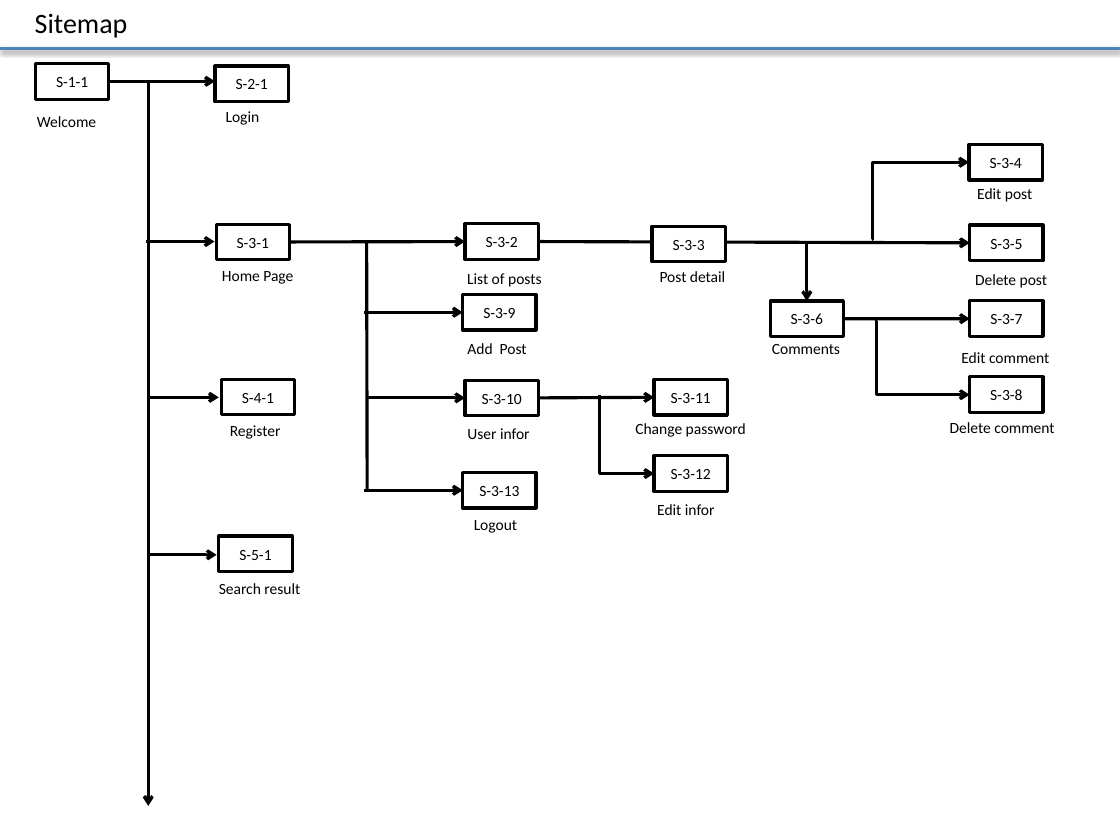
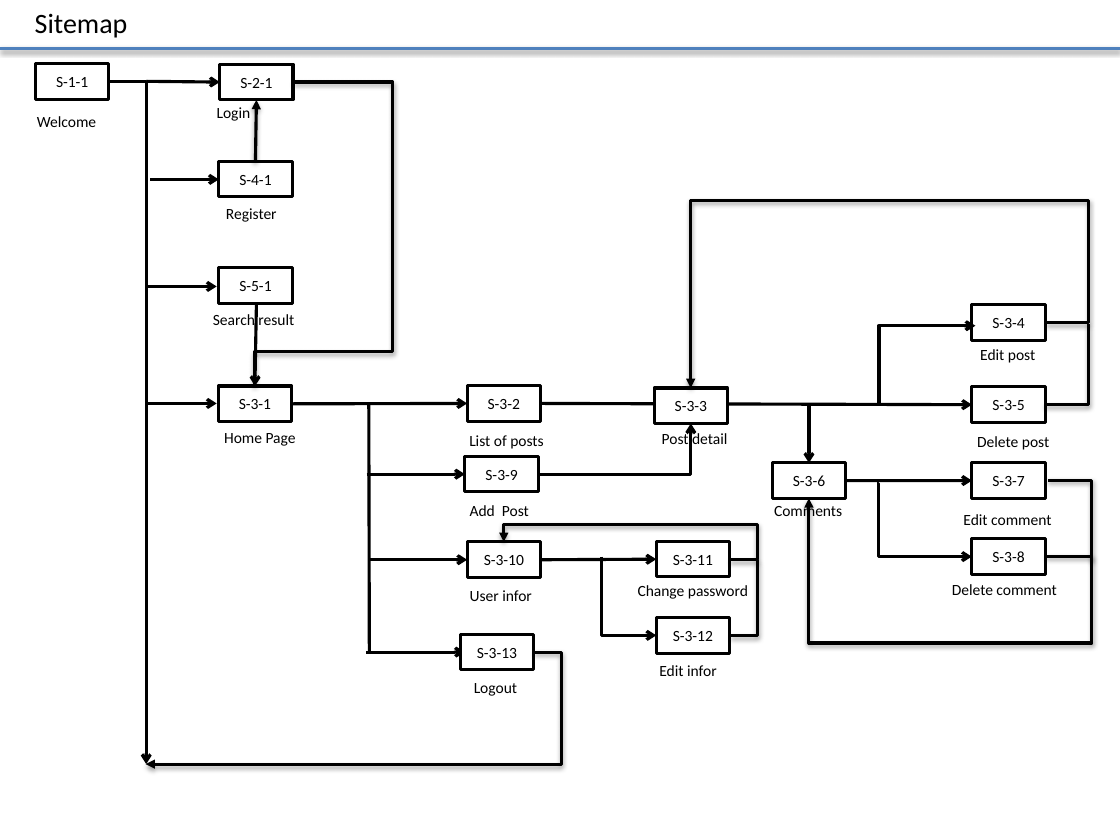
Before and after one commit to Mulodo-Java-Training/miniblog-nguyen.viet, a slide deck: slide 2 of doc/frontend/wireframe/TRN-MiniBlog_WireframeDesign_Nguyen.Viet.pptx. Drawn at 1120x840 pixels with LibreOffice and Linux fonts; fonts in the diff are those of the drawing. Boxes give left, top, right and bottom in pixels: in the first picture for what was removed or moved away, otherwise in the second. Text is boxed around its words. In the diff, an @@ line names an element or a change of style, - is before the commit and + after.

Commit message:
Update flow

```diff
--- a/doc/frontend/wireframe/TRN-MiniBlog_WireframeDesign_Nguyen.Viet.pptx
+++ b/doc/frontend/wireframe/TRN-MiniBlog_WireframeDesign_Nguyen.Viet.pptx
@@ elbow arrow moved from (109, 82) - (148, 806) to (109, 82) - (147, 764) @@
@@ arrow moved from (147, 82) - (215, 82) to (147, 82) - (220, 82) @@
@@ rectangle "S-2-1": place and size @@
-rectangle "S-2-1" at [215,66,288,102]
+rectangle "S-2-1" at [220,64,292,100]
@@ elbow line added from (293, 82) to (255, 386), #000000 2 pt @@
@@ text "Login": place and size @@
-text "Login" at [226,111,260,125]
+text "Login" at [217,107,251,121]
@@ arrow added from (255, 161) to (256, 100), #000000 2 pt @@
@@ arrow moved from (150, 398) - (218, 398) to (150, 179) - (218, 179) @@
@@ rectangle "S-4-1": place and size @@
-rectangle "S-4-1" at [222,380,295,416]
+rectangle "S-4-1" at [218,161,291,197]
@@ text "Register": place and size @@
-text "Register" at [230,425,281,439]
+text "Register" at [226,208,277,222]
@@ elbow arrow added from (1045, 323) to (691, 388), #000000 2 pt @@
@@ rectangle "S-5-1": place and size @@
-rectangle "S-5-1" at [218,536,291,572]
+rectangle "S-5-1" at [218,268,291,304]
@@ arrow moved from (148, 554) - (216, 554) to (148, 287) - (216, 287) @@
@@ text "Search result" rewrapped from [219,583,300,594] to [213,312,294,330] @@
@@ arrow added from (256, 305) to (255, 386), #000000 2 pt @@
@@ elbow arrow moved from (871, 240) - (969, 162) to (878, 403) - (976, 326) @@
@@ elbow line added from (1045, 404) to (1089, 324), #000000 2 pt @@
@@ 2 texts, 2 arrows, 1 rectangle: place and size @@
-2 texts, 2 arrows, 1 rectangle at [660,144,1042,354]
+2 texts, 2 arrows, 1 rectangle at [662,305,1045,520]
@@ elbow arrow added from (539, 474) to (691, 423), #000000 2 pt @@
@@ text "Delete post": place and size @@
-text "Delete post" at [975,274,1047,288]
+text "Delete post" at [977,436,1049,450]
@@ elbow arrow added from (1045, 557) to (809, 498), #000000 2 pt @@
@@ elbow line added from (1048, 480) to (1092, 560), #000000 2 pt @@
@@ elbow arrow added from (729, 559) to (504, 542), #000000 2 pt @@
@@ 11 rectangles, 7 texts, 7 arrows, 1 line, 1 elbow arrow: place and size @@
-11 rectangles, 7 texts, 7 arrows, 1 line, 1 elbow arrow at [147,188,1049,515]
+11 rectangles, 7 texts, 7 arrows, 1 line, 1 elbow arrow at [148,349,1051,676]
@@ 3 texts, 1 elbow arrow: place and size @@
-3 texts, 1 elbow arrow at [467,273,1054,533]
+3 texts, 1 elbow arrow at [469,435,1056,696]
@@ elbow line added from (731, 635) to (758, 560), #000000 2 pt @@
@@ elbow arrow added from (533, 652) to (146, 764), #000000 2 pt @@
@@ rectangle "S-3-13": place and size @@
-rectangle "S-3-13" at [463,473,535,508]
+rectangle "S-3-13" at [460,634,533,670]
```
